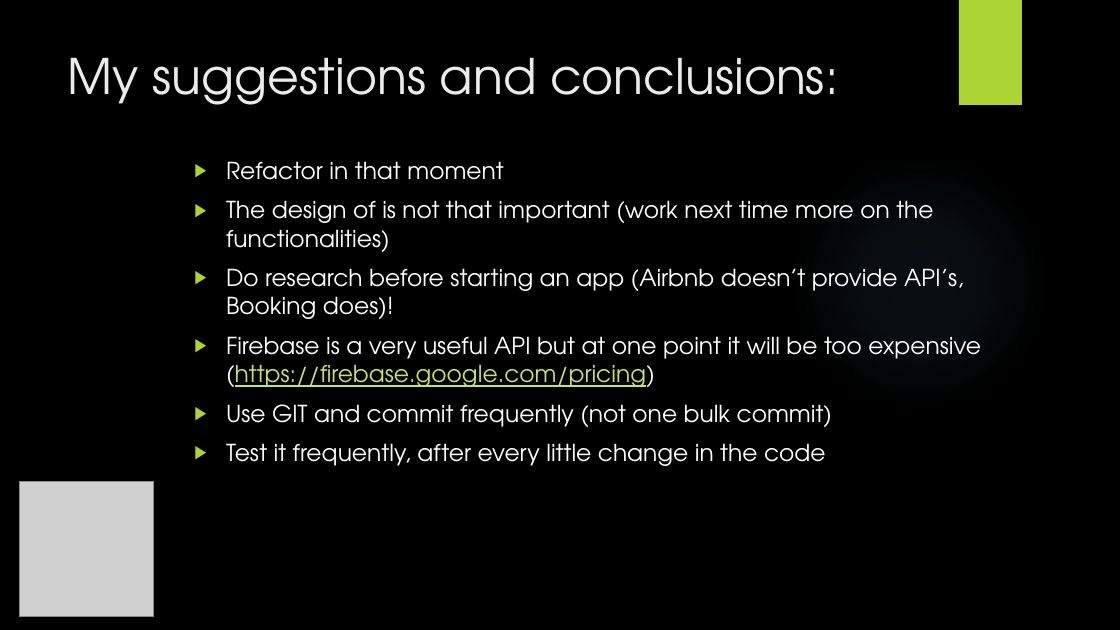
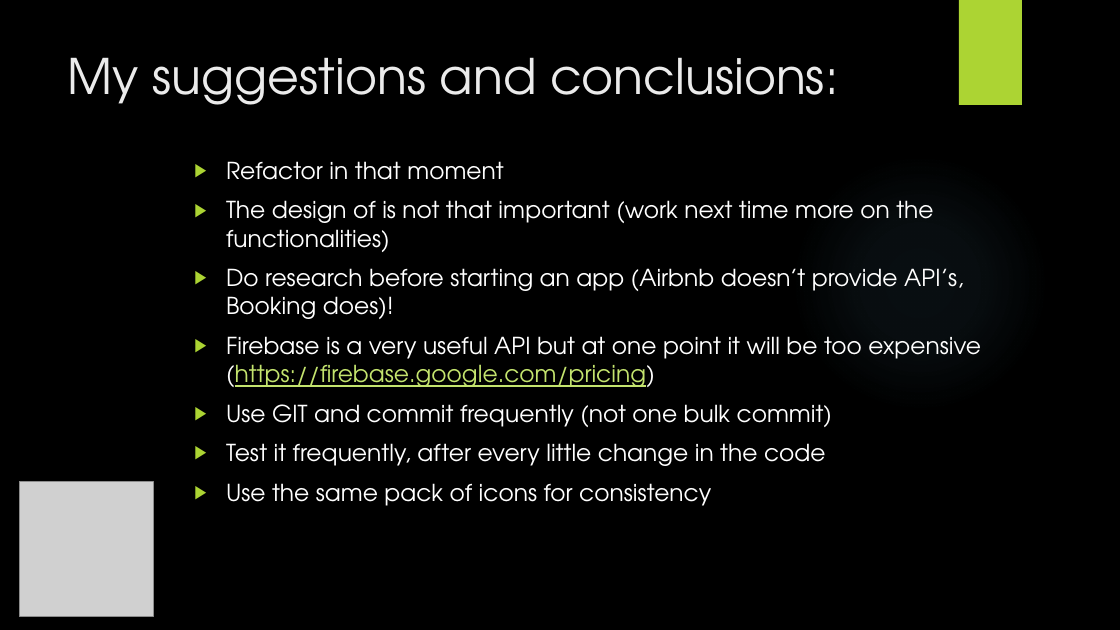
Before and after one commit to alexandruoliva/BookingManagementGAD, a slide deck: slide 10 of Booking Management App.pptx. Drawn at 1120x630 pixels with LibreOffice and Linux fonts; fonts in the diff are those of the drawing; grey boxes stand for pictures; background and template pictures are left out. Boxes give left, top, right and bottom in pixels: in the first picture for what was removed or moved away, otherwise in the second. Text is boxed around its words. In the diff, an @@ line names an element or a change of style, - is before the commit and + after.

```diff
--- a/Booking Management App.pptx
+++ b/Booking Management App.pptx
@@ text at <box>226,483,711,506</box>: paragraph added @@
+▶ Use the same pack of icons for consistency
```
Also in this commit, not shown: 4 other slides changed.
